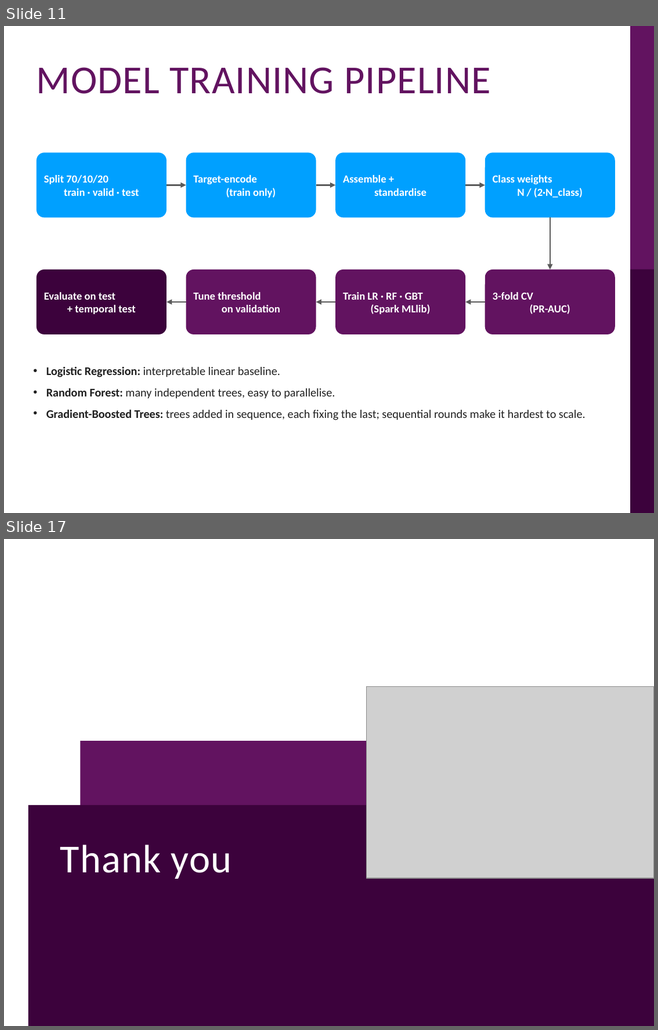
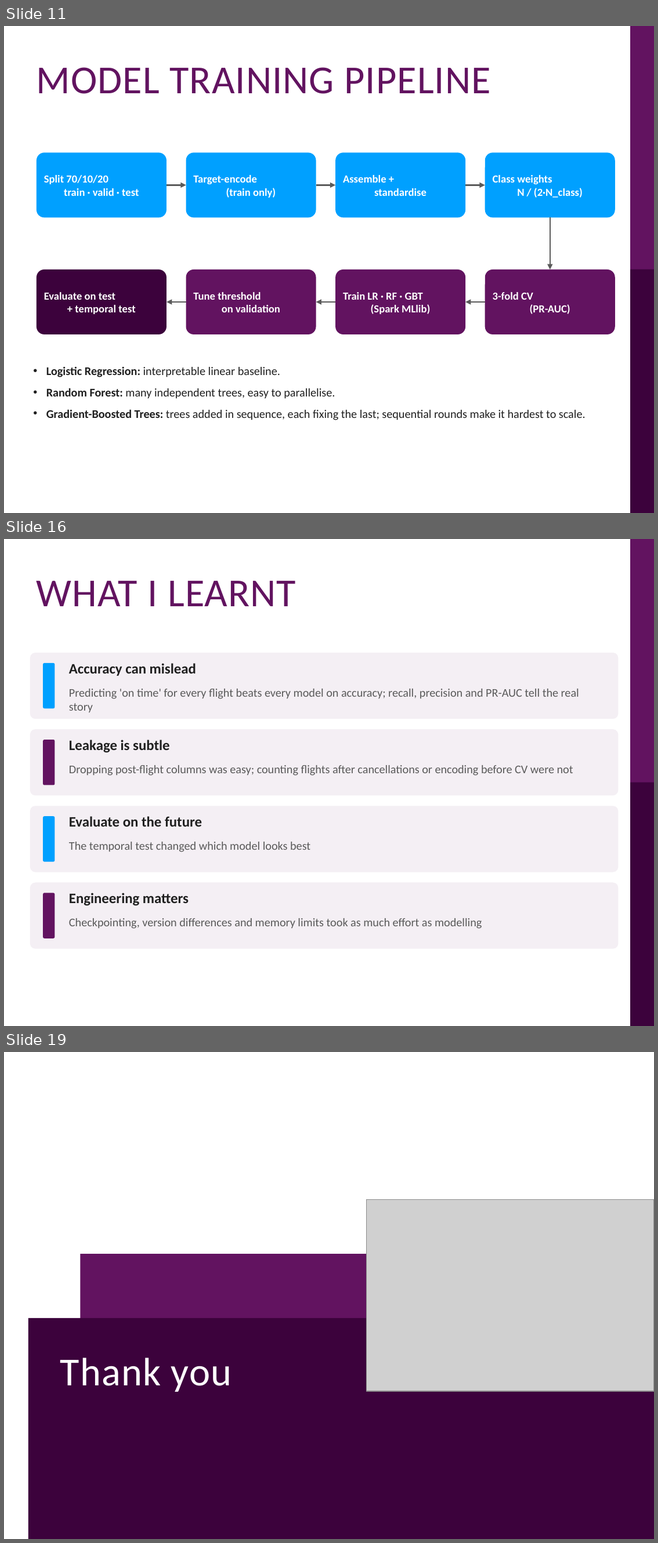
Before and after one commit to tiong0526/clone-21092024, a slide deck: bdmla-flight-delay/presentation/BDMLA_CW1_Flight_Delay_Presentation.pptx. Shown one above the other, each under a label of ours: slides 11 and 17 before the commit, slides 11, 16 and 19 after it; the slides between them are not shown. The pictures are 658x1030 and 658x1543 pixels, drawn with LibreOffice and Linux fonts; fonts in the diff are those of the drawing; grey boxes stand for pictures; background and template pictures are left out. Boxes give left, top, right and bottom in pixels: in the first picture for what was removed or moved away, otherwise in the second. Text is boxed around its words. In the diff, an @@ line names an element or a change of style, - is before the commit and + after.

```diff
--- a/bdmla-flight-delay/presentation/BDMLA_CW1_Flight_Delay_Presentation.pptx
+++ b/bdmla-flight-delay/presentation/BDMLA_CW1_Flight_Delay_Presentation.pptx
@@ slide 16 added at (x1=4, y1=539, x2=654, y2=1026), background #FFFFFF; not listed: 2 template elements that a slide beside it also shows @@
@@ title added at (x1=36, y1=581, x2=296, y2=606), 44 pt, text #621360 @@
+WHAT I LEARNT
@@ rounded rectangle added at (x1=30, y1=653, x2=618, y2=719), fill #F4EFF4 @@
@@ rounded rectangle added at (x1=43, y1=663, x2=54, y2=708), fill #00A0FF @@
@@ text added at (x1=69, y1=663, x2=196, y2=676), 16 pt, text #1F1F1F, bold @@
+Accuracy can mislead
@@ text added at (x1=69, y1=689, x2=579, y2=712), 13 pt, text #5A5A5A @@
+Predicting 'on time' for every flight beats every model on accuracy; recall, precision and PR-AUC tell the real story
@@ rounded rectangle added at (x1=30, y1=729, x2=618, y2=795), fill #F4EFF4 @@
@@ rounded rectangle added at (x1=43, y1=740, x2=54, y2=785), fill #621360 @@
@@ text added at (x1=69, y1=740, x2=170, y2=753), 16 pt, text #1F1F1F, bold @@
+Leakage is subtle
@@ text added at (x1=69, y1=765, x2=573, y2=776), 13 pt, text #5A5A5A @@
+Dropping post-flight columns was easy; counting flights after cancellations or encoding before CV were not
@@ rounded rectangle added at (x1=30, y1=806, x2=618, y2=873), fill #F4EFF4 @@
@@ rounded rectangle added at (x1=43, y1=816, x2=54, y2=862), fill #00A0FF @@
@@ text added at (x1=69, y1=816, x2=202, y2=827), 16 pt, text #1F1F1F, bold @@
+Evaluate on the future
@@ text added at (x1=69, y1=842, x2=310, y2=852), 13 pt, text #5A5A5A @@
+The temporal test changed which model looks best
@@ rounded rectangle added at (x1=30, y1=882, x2=618, y2=949), fill #F4EFF4 @@
@@ rounded rectangle added at (x1=43, y1=893, x2=54, y2=939), fill #621360 @@
@@ text added at (x1=69, y1=893, x2=188, y2=906), 16 pt, text #1F1F1F, bold @@
+Engineering matters
@@ text added at (x1=69, y1=918, x2=481, y2=929), 13 pt, text #5A5A5A @@
+Checkpointing, version differences and memory limits took as much effort as modelling
@@ what was slide 17 is now slide 19 @@
```
Also in this commit, not shown: 8 slides changed, 1 other slide added, 3 other files.
